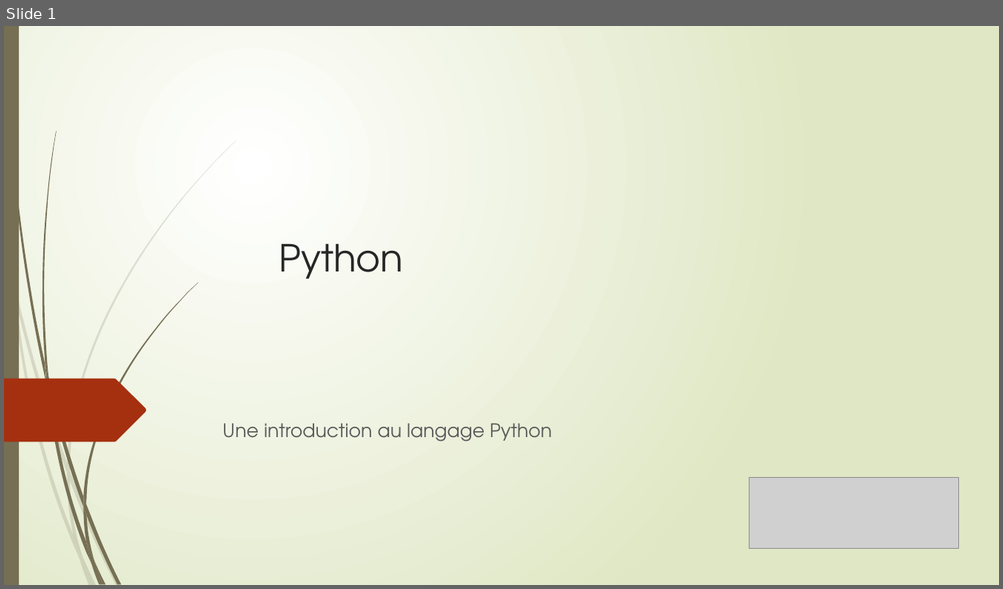
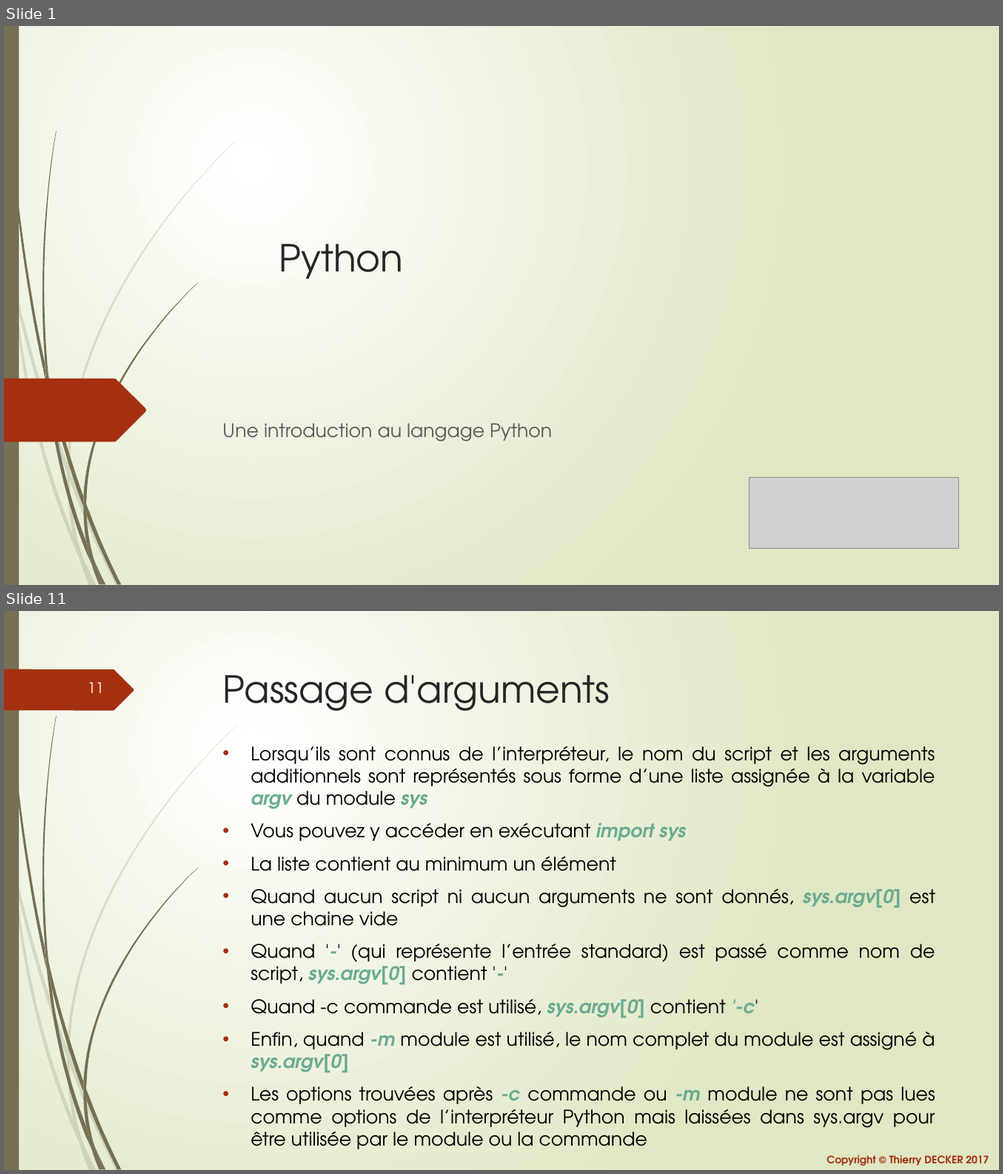
Before and after one commit to VikmanTheRacoon/learning-python, a slide deck: documentations/learning-python.pptx. Shown one above the other, each under a label of ours: slide 1 before the commit, slides 1 and 11 after it; the slides between them are not shown. The pictures are 1003x589 and 1003x1174 pixels, drawn with LibreOffice and Linux fonts; fonts in the diff are those of the drawing; grey boxes stand for pictures. Boxes give left, top, right and bottom in pixels: in the first picture for what was removed or moved away, otherwise in the second. Text is boxed around its words. In the diff, an @@ line names an element or a change of style, - is before the commit and + after.

```diff
--- a/documentations/learning-python.pptx
+++ b/documentations/learning-python.pptx
@@ slide 11 added at (x1=4, y1=611, x2=999, y2=1170), background gradient #FFFFFF to #DFE8C4; not listed: 23 template elements that a slide beside it also shows @@
@@ freeform shape added at (x1=4, y1=669, x2=134, y2=710), fill #A53010 @@
@@ title added at (x1=223, y1=675, x2=609, y2=711), 36 pt, text #262626 @@
+Passage d'arguments
@@ page number added at (x1=88, y1=682, x2=104, y2=693), 14 pt, text #FFFFFF @@
+11
@@ text added at (x1=250, y1=746, x2=935, y2=1133), 18 pt, text #000000 @@
+• Lorsqu’ils sont connus de l’interpréteur, le nom du script et les arguments additionnels sont représentés sous forme d’une liste assignée à la variable argv du module sys
+• Vous pouvez y accéder en exécutant import sys
+• La liste contient au minimum un élément
+• Quand aucun script ni aucun arguments ne sont donnés, sys.argv[0] est une chaine vide
+• Quand '-' (qui représente l’entrée standard) est passé comme nom de script, sys.argv[0] contient '-'
+• Quand -c commande est utilisé, sys.argv[0] contient '-c'
+• Enfin, quand -m module est utilisé, le nom complet du module est assigné à sys.argv[0]
+• Les options trouvées après -c commande ou -m module ne sont pas lues comme options de l’interpréteur Python mais laissées dans sys.argv pour être utilisée par le module ou la commande
@@ text added at (x1=826, y1=1156, x2=988, y2=1166), 10 pt, text #A53010, bold @@
+Copyright © Thierry DECKER 2017
```
Also in this commit, not shown: 5 slides changed, 7 other slides added, 1 other file.
